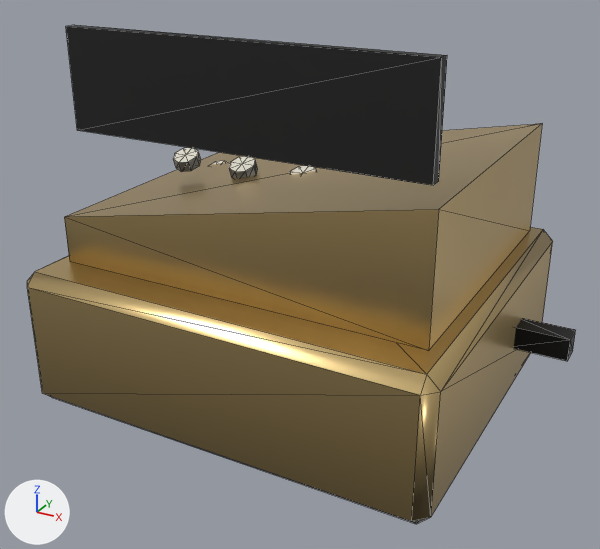
An edit to the glTF model assets/models/props/till.glb, drawn before and after from the same camera.
Both versions are drawn from a 50 mm camera at (0.321, -0.593, 0.391) aimed at (0.011, -0.029, 0.109). The lights are fixed; the arrows at lower left show +X, +Y and +Z. The picture after the commit comes second. Mesh edges are drawn as thin lines. Vertices at exactly the same position are counted once.

The older version as bpy lines, for what is in view:
```python
me_static = bpy.data.meshes.new('static')
me_static.from_pydata(...)  # 318 vertices, 560 faces; spans x -0.18..0.225, y -0.16..0.16, z 0.0..0.31
# faces by material slot: [56, 480, 24]
me_static.materials.append(mat_brass)
me_static.materials.append(mat_cream)
me_static.materials.append(mat_black)
ob_static = bpy.data.objects.new('static', me_static)
ob_static.location = (0.0, 0.0, 0.0)
```
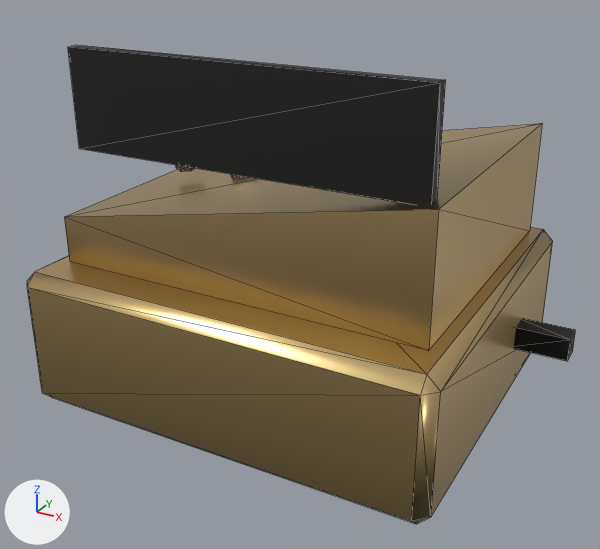
Patch to the scene script:
```diff
--- a/assets/models/props/till.glb.py
+++ b/assets/models/props/till.glb.py
@@ me_static @@
 # used by ob_static; location = (0.0, 0.0, 0.0)
-me_static.from_pydata(...)  # 318 vertices, 560 faces; spans x -0.18..0.225, y -0.16..0.16, z 0.0..0.31
+me_static.from_pydata(...)  # 318 vertices, 560 faces; spans x -0.18..0.225, y -0.16..0.16, z 0.0..0.295
+# me_static part 1: the loose piece of 8 vertices spanning x -0.15..0.15, y -0.105..-0.095, z 0.23..0.31 is moved by (0.0, 0.0, -0.015)
 me_static.materials.append(mat_brass)
```

Where the change shows, as pixel boxes (x1, y1, x2, y2) in the pictures (600 x 549 px; the box of a moved part takes in the faces that stretch with it):
'static', reshaped: before (27, 25, 576, 524); after (27, 45, 576, 524)
part 1 of me_static, moved or reshaped: before (66, 25, 447, 185); after (68, 45, 446, 204)
